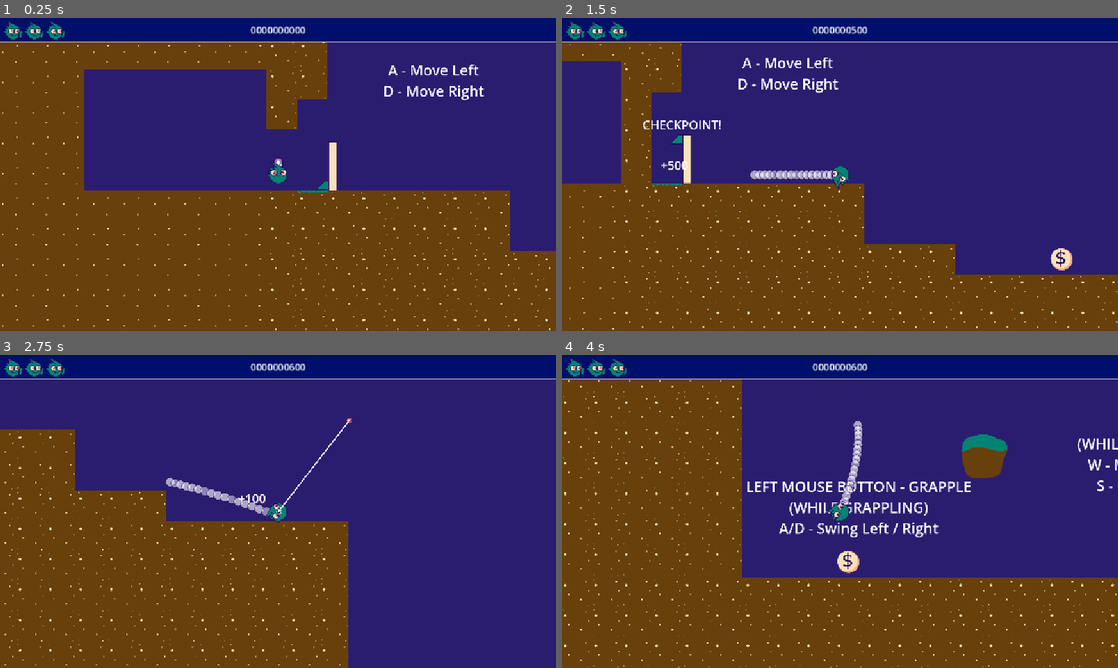
Above: before the commit, frames 1-4 (two rows, left to right).
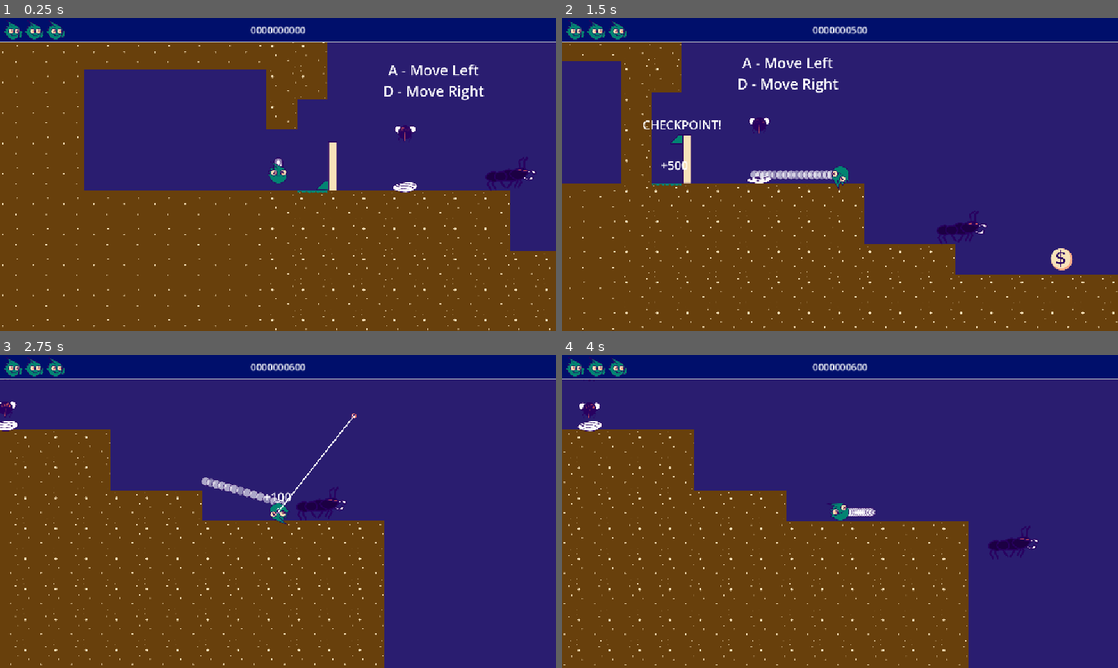
Above: after the commit, the same moments.

Repository: mathew-tran/littleguyjam
Game: Godot game, scene res://Scenes/Main.tscn
The game is run twice, just before and just after one commit, with the same random seed, the same clock (stepped at 60 frames per second) and the same inputs. Sound files missing from this copy of the repository are replaced by a short silence.
Inputs (mouse positions are in pixels of both pictures, inside the frame that each line leads up to):
- Up to frame 1 (0.25 s): no input
- Up to frame 2 (1.5 s): move the mouse to (962, 158) at 0.52 s; press the mouse at (962, 158) at 0.53 s; hold D (MoveRight) 0.53-1.28 s; right-click (962, 158) at 0.8 s; move the mouse to (728, 190) at 1.27 s; release the mouse at (728, 190) at 1.28 s; hold S (Down) from 1.28 s (still down); right-click (728, 190) at 1.35 s
- Up to frame 3 (2.75 s): click (166, 527) at 1.55 s; move the mouse to (333, 442) at 2.02 s; release S (Down) at 2.03 s; press the mouse at (333, 442) at 2.03 s; hold D (MoveRight) from 2.03 s (still down); right-click (333, 442) at 2.3 s
- Up to frame 4 (4 s): move the mouse to (812, 574) at 2.77 s; release D (MoveRight) at 2.78 s; release the mouse at (812, 574) at 2.78 s; hold W (Up) 2.78-3.53 s; tap Space (Pop) at 2.85 s; click (812, 574) at 3.05 s; move the mouse to (1006, 558) at 3.52 s; hold A (MoveLeft) from 3.53 s (still down); right-click (1006, 558) at 3.6 s

The runs differ from the first frame. In frame 1, 0.6% of the frame differs, in the area x 70-97%, y 34-56%; in frame 2, 0.5%; in frame 3, 7.8%; in frame 4, 27%, in the area x 0-100%, y 7-100%.

Commit message:
be able to shoot flies

Diff:
--- /dev/null
+++ b/Prefab/Ball.tscn
@@ -0,0 +1,19 @@
+[gd_scene load_steps=4 format=3 uid="uid://bo0kbil5q23om"]
+
+[ext_resource type="Texture2D" uid="uid://mqpuakbl5i6j" path="res://Art/Pickups/FlyBall.png" id="1_nx0a0"]
+[ext_resource type="Script" uid="uid://deyeoggv8n3ui" path="res://Scripts/Ball.gd" id="2_jdevh"]
+
+[sub_resource type="CircleShape2D" id="CircleShape2D_jdevh"]
+radius = 27.0185
+
+[node name="Ball" type="CharacterBody2D"]
+collision_layer = 0
+collision_mask = 0
+motion_mode = 1
+script = ExtResource("2_jdevh")
+
+[node name="Sprite2D" type="Sprite2D" parent="."]
+texture = ExtResource("1_nx0a0")
+
+[node name="CollisionShape2D" type="CollisionShape2D" parent="."]
+shape = SubResource("CircleShape2D_jdevh")
--- /dev/null
+++ b/Prefab/BallHolder.tscn
@@ -0,0 +1,9 @@
+[gd_scene load_steps=2 format=3 uid="uid://dmwlu23w3xidi"]
+
+[ext_resource type="Script" uid="uid://dfv3a7f20ctdf" path="res://Scripts/BallHolder.gd" id="1_sr45i"]
+
+[node name="BallHolder" type="Node2D" groups=["BallHolder"]]
+script = ExtResource("1_sr45i")
+
+[connection signal="child_entered_tree" from="." to="." method="_on_child_entered_tree"]
+[connection signal="child_exiting_tree" from="." to="." method="_on_child_exiting_tree"]
--- a/Prefab/Enemies/Ant.tscn
+++ b/Prefab/Enemies/Ant.tscn
@@ -11,6 +11,7 @@
 size = Vector2(29.5, 47.5)
 
 [node name="Ant" type="CharacterBody2D"]
+collision_layer = 65
 collision_mask = 8
 motion_mode = 1
 platform_on_leave = 2
--- a/Prefab/Enemies/Bird.tscn
+++ b/Prefab/Enemies/Bird.tscn
@@ -10,6 +10,7 @@
 size = Vector2(29.5, 47.5)
 
 [node name="Bird" type="CharacterBody2D"]
+collision_layer = 65
 collision_mask = 8
 motion_mode = 1
 platform_on_leave = 2
--- /dev/null
+++ b/Prefab/ExplodeParticle.tscn
@@ -0,0 +1,18 @@
+[gd_scene load_steps=3 format=3 uid="uid://d4l50b70jj2ul"]
+
+[ext_resource type="Texture2D" uid="uid://ddmwp4rvin4ic" path="res://Art/Particle/BasicParticle.png" id="1_q22jd"]
+[ext_resource type="Script" uid="uid://bwdtwu6vjbddb" path="res://Scripts/ExplodeParticle.gd" id="2_eh3fq"]
+
+[node name="ExplodeParticle" type="CPUParticles2D"]
+amount = 50
+texture = ExtResource("1_q22jd")
+lifetime = 2.0
+speed_scale = 4.0
+explosiveness = 1.0
+spread = 180.0
+gravity = Vector2(0, 0)
+initial_velocity_min = 80.0
+initial_velocity_max = 80.0
+script = ExtResource("2_eh3fq")
+
+[connection signal="finished" from="." to="." method="_on_finished"]
--- /dev/null
+++ b/Prefab/FlyBullet.tscn
@@ -0,0 +1,27 @@
+[gd_scene load_steps=5 format=3 uid="uid://dp1m3dbktvgcj"]
+
+[ext_resource type="Texture2D" uid="uid://dljrcob6aaj2w" path="res://Art/Pickups/SpatOutFly.png" id="1_n7nnv"]
+[ext_resource type="Script" uid="uid://cof5o2ve08r5w" path="res://Scripts/FlyBullet.gd" id="1_trhtd"]
+[ext_resource type="Texture2D" uid="uid://ddmwp4rvin4ic" path="res://Art/Particle/BasicParticle.png" id="2_kdnpa"]
+
+[sub_resource type="CircleShape2D" id="CircleShape2D_trhtd"]
+radius = 14.8661
+
+[node name="Node2D" type="Area2D"]
+collision_layer = 0
+collision_mask = 72
+script = ExtResource("1_trhtd")
+
+[node name="particle" type="CPUParticles2D" parent="."]
+amount = 10
+texture = ExtResource("2_kdnpa")
+lifetime = 0.1
+gravity = Vector2(0, 0)
+
+[node name="Sprite2D" type="Sprite2D" parent="."]
+texture = ExtResource("1_n7nnv")
+
+[node name="CollisionShape2D" type="CollisionShape2D" parent="."]
+shape = SubResource("CircleShape2D_trhtd")
+
+[connection signal="body_entered" from="." to="." method="_on_body_entered"]
--- /dev/null
+++ b/Prefab/FlySpawner.tscn
@@ -0,0 +1,60 @@
+[gd_scene load_steps=6 format=3 uid="uid://cmtsvvo3akckg"]
+
+[ext_resource type="Texture2D" uid="uid://iu41kr7lcfsw" path="res://Art/FlySpawner.png" id="1_u13dl"]
+[ext_resource type="Script" uid="uid://bq0h4ciyi4j5j" path="res://Scripts/FlySpawner.gd" id="1_x6wrl"]
+
+[sub_resource type="Animation" id="Animation_u13dl"]
+resource_name = "anim"
+tracks/0/type = "value"
+tracks/0/imported = false
+tracks/0/enabled = true
+tracks/0/path = NodePath("Sprite2D:scale")
+tracks/0/interp = 1
+tracks/0/loop_wrap = true
+tracks/0/keys = {
+"times": PackedFloat32Array(0, 0.19, 1),
+"transitions": PackedFloat32Array(1, 1, 1),
+"update": 0,
+"values": [Vector2(1, 1), Vector2(1, 0.5), Vector2(1, 1)]
+}
+
+[sub_resource type="Animation" id="Animation_x6wrl"]
+length = 0.001
+tracks/0/type = "value"
+tracks/0/imported = false
+tracks/0/enabled = true
+tracks/0/path = NodePath("Sprite2D:scale")
+tracks/0/interp = 1
+tracks/0/loop_wrap = true
+tracks/0/keys = {
+"times": PackedFloat32Array(0),
+"transitions": PackedFloat32Array(1),
+"update": 0,
+"values": [Vector2(1, 1)]
+}
+
+[sub_resource type="AnimationLibrary" id="AnimationLibrary_0dw32"]
+_data = {
+&"RESET": SubResource("Animation_x6wrl"),
+&"anim": SubResource("Animation_u13dl")
+}
+
+[node name="FlySpawner" type="Node2D"]
+script = ExtResource("1_x6wrl")
+
+[node name="SpawnPosition" type="Node2D" parent="."]
+position = Vector2(-1, -64)
+
+[node name="Sprite2D" type="Sprite2D" parent="."]
+texture = ExtResource("1_u13dl")
+
+[node name="AnimationPlayer" type="AnimationPlayer" parent="."]
+libraries = {
+&"": SubResource("AnimationLibrary_0dw32")
+}
+
+[node name="Timer" type="Timer" parent="."]
+autostart = true
+
+[connection signal="animation_finished" from="AnimationPlayer" to="." method="_on_animation_player_animation_finished"]
+[connection signal="timeout" from="Timer" to="." method="_on_timer_timeout"]
--- /dev/null
+++ b/Prefab/Pickup/FlyPickup.tscn
@@ -0,0 +1,62 @@
+[gd_scene load_steps=7 format=3 uid="uid://ifnxdhrg3j8r"]
+
+[ext_resource type="Script" uid="uid://cl4euuq3p1hhl" path="res://Scripts/Pickups/FlyPickup.gd" id="1_8c3vw"]
+[ext_resource type="Texture2D" uid="uid://cyyky3wca1d3o" path="res://Art/Pickups/Fly.png" id="1_mmvr3"]
+
+[sub_resource type="Animation" id="Animation_nu742"]
+resource_name = "anim"
+loop_mode = 1
+tracks/0/type = "value"
+tracks/0/imported = false
+tracks/0/enabled = true
+tracks/0/path = NodePath("Sprite2D:position")
+tracks/0/interp = 1
+tracks/0/loop_wrap = true
+tracks/0/keys = {
+"times": PackedFloat32Array(0, 0.51, 1),
+"transitions": PackedFloat32Array(1, 1, 1),
+"update": 0,
+"values": [Vector2(0, 0), Vector2(1, -8), Vector2(0, 0)]
+}
+
+[sub_resource type="Animation" id="Animation_u31hs"]
+length = 0.001
+tracks/0/type = "value"
+tracks/0/imported = false
+tracks/0/enabled = true
+tracks/0/path = NodePath("Sprite2D:position")
+tracks/0/interp = 1
+tracks/0/loop_wrap = true
+tracks/0/keys = {
+"times": PackedFloat32Array(0),
+"transitions": PackedFloat32Array(1),
+"update": 0,
+"values": [Vector2(0, 0)]
+}
+
+[sub_resource type="AnimationLibrary" id="AnimationLibrary_ivhsl"]
+_data = {
+&"RESET": SubResource("Animation_u31hs"),
+&"anim": SubResource("Animation_nu742")
+}
+
+[sub_resource type="CircleShape2D" id="CircleShape2D_8c3vw"]
+radius = 48.3735
+
+[node name="FlyPickup" type="RigidBody2D"]
+collision_layer = 32
+collision_mask = 48
+gravity_scale = 0.0
+script = ExtResource("1_8c3vw")
+
+[node name="Sprite2D" type="Sprite2D" parent="."]
+rotation = 1.5708
+texture = ExtResource("1_mmvr3")
+
+[node name="AnimationPlayer" type="AnimationPlayer" parent="."]
+libraries = {
+&"": SubResource("AnimationLibrary_ivhsl")
+}
+
+[node name="CollisionShape2D" type="CollisionShape2D" parent="."]
+shape = SubResource("CircleShape2D_8c3vw")
--- a/Prefab/Player.tscn
+++ b/Prefab/Player.tscn
@@ -30,6 +30,7 @@
 script = ExtResource("1_x3d5u")
 
 [node name="CPUParticles2D" type="CPUParticles2D" parent="."]
+z_index = -1
 amount = 50
 texture = ExtResource("2_qe6vn")
 lifetime = 0.3
@@ -65,6 +66,7 @@
 shape = SubResource("CircleShape2D_hnvup")
 
 [node name="RayCast2D" type="RayCast2D" parent="."]
+collision_mask = 49
 
 [node name="TongueCooldown" type="Timer" parent="."]
 wait_time = 0.3
--- a/Prefab/TongueEnd.tscn
+++ b/Prefab/TongueEnd.tscn
@@ -12,7 +12,7 @@
 colors = PackedColorArray(1, 1, 1, 1, 1, 1, 1, 0)
 
 [node name="TongueEnd" type="StaticBody2D"]
-collision_layer = 0
+collision_layer = 16
 collision_mask = 0
 script = ExtResource("1_37q28")
 
--- a/Scenes/Levels/Level1.tscn
+++ b/Scenes/Levels/Level1.tscn
@@ -1,6 +1,9 @@
-[gd_scene load_steps=2 format=4 uid="uid://d27x3r18khlcl"]
+[gd_scene load_steps=5 format=4 uid="uid://d27x3r18khlcl"]
 
 [ext_resource type="PackedScene" uid="uid://digkimumsj2um" path="res://Scenes/Levels/LevelBase.tscn" id="1_5jgm0"]
+[ext_resource type="PackedScene" uid="uid://ifnxdhrg3j8r" path="res://Prefab/Pickup/FlyPickup.tscn" id="2_36ke7"]
+[ext_resource type="PackedScene" uid="uid://eygrdveujgmg" path="res://Prefab/Enemies/Ant.tscn" id="3_riv1q"]
+[ext_resource type="PackedScene" uid="uid://cmtsvvo3akckg" path="res://Prefab/FlySpawner.tscn" id="4_xvio3"]
 
 [node name="Node2D" instance=ExtResource("1_5jgm0")]
 
@@ -47,3 +50,12 @@
 S - Move Away"
 horizontal_alignment = 1
 vertical_alignment = 1
+
+[node name="FlyPickup" parent="." index="9" instance=ExtResource("2_36ke7")]
+position = Vector2(573, 146)
+
+[node name="Ant" parent="." index="10" instance=ExtResource("3_riv1q")]
+position = Vector2(941, 208)
+
+[node name="FlySpawner" parent="." index="11" instance=ExtResource("4_xvio3")]
+position = Vector2(573, 364)
--- a/Scenes/Main.tscn
+++ b/Scenes/Main.tscn
@@ -7,6 +7,7 @@
 [ext_resource type="Script" uid="uid://bkeseubo5a3ff" path="res://Scripts/UI/PointsText.gd" id="5_pbw6q"]
 [ext_resource type="PackedScene" uid="uid://2xw7qtin2htg" path="res://Prefab/UI/LifeContainer.tscn" id="6_v1gob"]
 [ext_resource type="PackedScene" uid="uid://claqsl8b1khh4" path="res://Prefab/UI/GameOverPanel.tscn" id="7_jw32o"]
+[ext_resource type="PackedScene" uid="uid://dmwlu23w3xidi" path="res://Prefab/BallHolder.tscn" id="8_50glp"]
 
 [sub_resource type="StyleBoxFlat" id="StyleBoxFlat_v1gob"]
 bg_color = Color(0, 0.0590422, 0.419898, 1)
@@ -20,6 +21,8 @@
 
 [node name="Node2D" parent="LevelSpawner" instance=ExtResource("1_idj7w")]
 position = Vector2(374, -126)
+
+[node name="BallHolder" parent="." instance=ExtResource("8_50glp")]
 
 [node name="Player" parent="." instance=ExtResource("1_r150o")]
 position = Vector2(422, 134)
--- a/Scripts/Autoload/Finder.gd
+++ b/Scripts/Autoload/Finder.gd
@@ -8,3 +8,6 @@
 
 func GetEffectsGroup():
 	return get_tree().get_nodes_in_group("Effects")[0]
+
+func GetBallHolder() -> BallHolder:
+	return get_tree().get_nodes_in_group("BallHolder")[0]
--- /dev/null
+++ b/Scripts/Ball.gd
@@ -0,0 +1,27 @@
+extends CharacterBody2D
+
+var FollowObject : Node2D
+var LastDirection = Vector2.RIGHT
+var Speed = 1000
+var MaxSpeed = 1000000
+
+var MaxDistance = 10000
+func _process(delta: float) -> void:
+	if FollowObject:
+		var followObjectPosition = FollowObject.global_position
+
+		var distance = global_position.distance_to(followObjectPosition)
+		distance = clamp(distance, 0, 10000)
+		var speed = lerp(Speed, MaxSpeed, distance / MaxDistance)
+
+
+
+		velocity *= .8
+
+		if global_position.distance_to(followObjectPosition) > 50:
+			var dir = (followObjectPosition - global_position).normalized()
+			LastDirection = dir
+
+		velocity += LastDirection * speed * delta
+		$Sprite2D.flip_h = velocity.x <= 0
+		move_and_slide()
--- /dev/null
+++ b/Scripts/BallHolder.gd
@@ -0,0 +1,42 @@
+extends Node2D
+
+class_name BallHolder
+
+var BallClass = load("res://Prefab/Ball.tscn")
+
+var MaxBallAmount = 5
+
+func HasReachedCapacity():
+	return get_child_count() >= MaxBallAmount
+
+func _ready() -> void:
+	UpdateBody()
+
+func UpdateBody():
+	await get_tree().create_timer(.1).timeout
+	var balls = get_children()
+	for index in range(0, balls.size()):
+		if index == 0:
+			balls[index].FollowObject = Finder.GetPlayer()
+		else:
+			balls[index].FollowObject = balls[index-1]
+
+
+func _on_child_exiting_tree(node: Node) -> void:
+	UpdateBody()
+
+
+func _on_child_entered_tree(node: Node) -> void:
+	UpdateBody()
+
+func HasBalls():
+	return get_child_count() > 0
+
+func AddBall():
+	var ball = BallClass.instantiate()
+	ball.global_position = Finder.GetPlayer().global_position
+	add_child(ball)
+
+func RemoveBall():
+	if HasBalls():
+		get_child(0).queue_free()
--- a/Scripts/Enemies/Enemy.gd
+++ b/Scripts/Enemies/Enemy.gd
@@ -9,10 +9,12 @@
 
 @export var CurrentState = ENEMY_STATE.MOVE_RIGHT
 @export var MoveSpeed = 200
-
+@export var PointAmount = 200
 @export var Gravity = 0
 
 @onready var Raycast = $CollisionShape2D/TextureRect/RayCast2D
+
+@export var Health = 1
 
 func _physics_process(delta: float) -> void:
 	if Raycast.get_collider():
@@ -38,6 +40,12 @@
 				CurrentState = ENEMY_STATE.MOVE_LEFT
 				$CollisionShape2D/TextureRect.scale = Vector2(-1, 1)
 
+func TakeDamage():
+	Health -= 1
+	if Health <= 0:
+		Finder.GetGame().AddPoints(PointAmount)
+		queue_free()
+
 func _on_area_2d_body_entered(body: Node2D) -> void:
 	if body is Player:
 		body.TakeDamage()
--- /dev/null
+++ b/Scripts/ExplodeParticle.gd
@@ -0,0 +1,13 @@
+extends CPUParticles2D
+
+func _enter_tree() -> void:
+	one_shot = false
+	emitting = false
+
+func _ready() -> void:
+	one_shot = true
+	emitting = true
+
+
+func _on_finished() -> void:
+	queue_free()
--- /dev/null
+++ b/Scripts/FlyBullet.gd
@@ -0,0 +1,29 @@
+extends Area2D
+
+var Direction = Vector2.ZERO
+var Speed = 3000
+
+var bCanDie = false
+
+func _ready() -> void:
+	await get_tree().create_timer(.01).timeout
+	bCanDie = true
+	rotation = Direction.angle()
+func _process(delta: float) -> void:
+	global_position += Direction * Speed * delta
+
+
+func _on_body_entered(body: Node2D) -> void:
+	if bCanDie == false:
+		return
+	Jukebox.PlaySFX(load("res://Audio/SFX/ant-1.wav"), global_position)
+	var explodeParticle = load("res://Prefab/ExplodeParticle.tscn")
+	var instance = explodeParticle.instantiate()
+	instance.global_position = global_position
+	Finder.GetEffectsGroup().add_child(instance)
+	force_update_transform()
+	var bodies = get_overlapping_bodies()
+	for subbody in bodies:
+		if subbody is Enemy:
+			subbody.TakeDamage()
+	queue_free()
--- /dev/null
+++ b/Scripts/FlySpawner.gd
@@ -0,0 +1,20 @@
+extends Node2D
+
+@onready var FlyClass = preload("res://Prefab/Pickup/FlyPickup.tscn")
+
+func _on_timer_timeout() -> void:
+	if Finder.GetBallHolder().HasReachedCapacity():
+		return
+
+	if Finder.GetPlayer().global_position.distance_to(global_position) > 300:
+		return
+	$Timer.stop()
+	$AnimationPlayer.play("anim")
+
+
+func _on_animation_player_animation_finished(anim_name: StringName) -> void:
+	var instance = FlyClass.instantiate()
+
+	add_child(instance)
+	instance.global_position = $SpawnPosition.global_position
+	$Timer.start()
--- a/Scripts/LevelBase.gd
+++ b/Scripts/LevelBase.gd
@@ -19,8 +19,6 @@
 	for tilePos in $EntryDoor.GetDrawTilePositions():
 		var localPos = $TileMapLayer.to_local(tilePos)
 		var coords = $TileMapLayer.local_to_map(localPos)
-		print(localPos)
-		print(coords)
 		var cellData = $TileMapLayer.get_cell_atlas_coords(coords)
 		$TileMapLayer.set_cell(coords, 0, Vector2i(0,0), 0)
 		$TileMapLayer.queue_redraw()
--- /dev/null
+++ b/Scripts/Pickups/FlyPickup.gd
@@ -0,0 +1,24 @@
+extends RigidBody2D
+
+class_name FlyPickup
+
+func _ready() -> void:
+	$AnimationPlayer.play("anim")
+
+
+
+
+func Pickup():
+	$CollisionShape2D.queue_free()
+	await get_tree().process_frame
+
+	var tween = get_tree().create_tween()
+
+	Finder.GetPlayer().RevertTongue()
+	tween.tween_property(self, "global_position", Finder.GetPlayer().global_position, .2)
+	await get_tree().create_timer(.1).timeout
+	$Sprite2D.texture = load("res://Art/Pickups/FlyBall.png")
+
+	await tween.finished
+	Finder.GetBallHolder().AddBall()
+	queue_free()
--- a/Scripts/Player.gd
+++ b/Scripts/Player.gd
@@ -7,6 +7,7 @@
 var MoveSpeed = 800
 var MaxLength = 500
 @onready var TongueEndClass = preload("res://Prefab/TongueEnd.tscn")
+@onready var BulletClass = preload("res://Prefab/FlyBullet.tscn")
 var TongueEndRef = null
 
 var bCanMove = true
@@ -63,6 +64,13 @@
 	else:
 		$ProgressBar.visible = false
 
+	if Input.is_action_just_pressed("Shoot"):
+		if Finder.GetBallHolder().HasBalls():
+			Finder.GetBallHolder().RemoveBall()
+			var instance = BulletClass.instantiate()
+			instance.global_position = global_position
+			instance.Direction = (get_global_mouse_position() - global_position).normalized()
+			Finder.GetEffectsGroup().add_child(instance)
 	if Input.is_action_pressed("Click") and CanUseTongue() and HasTongue() == false:
 		$TongueCooldown.start()
 		$AudioStreamPlayer2D.play()
@@ -79,6 +87,7 @@
 
 		ChangeMouth(true)
 		if $RayCast2D.is_colliding():
+
 			TongueEndRef.global_position = $RayCast2D.get_collision_point()
 			TongueEndRef.get_node("PinJoint2D").node_b = get_path()
 			get_parent().add_child(TongueEndRef)
@@ -86,6 +95,10 @@
 			angular_velocity = 0
 			$RayCast2D.enabled = false
 			TongueEndRef.EmitParticle()
+
+			if $RayCast2D.get_collider() is FlyPickup:
+				await $RayCast2D.get_collider().Pickup()
+				return
 		else:
 			TongueEndRef.global_position = to_global($RayCast2D.target_position)
 			get_parent().add_child(TongueEndRef)
--- a/Scripts/TongueEnd.gd
+++ b/Scripts/TongueEnd.gd
@@ -1,4 +1,6 @@
 extends StaticBody2D
+
+class_name TongueEnd
 
 var OwnerObject = null
 
--- a/project.godot
+++ b/project.godot
@@ -59,12 +59,20 @@
 "events": [Object(InputEventKey,"resource_local_to_scene":false,"resource_name":"","device":-1,"window_id":0,"alt_press …(191 unchanged characters)…
 ]
 }
+Shoot={
+"deadzone": 0.2,
+"events": [Object(InputEventMouseButton,"resource_local_to_scene":false,"resource_name":"","device":-1,"window_id":0,"alt_pressed":false,"shift_pressed":false,"ctrl_pressed":false,"meta_pressed":false,"button_mask":0,"position":Vector2(0, 0),"global_position":Vector2(0, 0),"factor":1.0,"button_index":2,"canceled":false,"pressed":false,"double_click":false,"script":null)
+]
+}
 
 [layer_names]
 
 2d_physics/layer_2="SPIKE"
 2d_physics/layer_3="COINS"
 2d_physics/layer_4="TERRAIN"
+2d_physics/layer_5="TONGUE"
+2d_physics/layer_6="PICKUP"
+2d_physics/layer_7="ENEMIES"
 
 [physics]
 
Binary file added: Art/Art/Pickups/FlyBall.png
Not shown, added: Art/Art/Pickups/FlyBall.png.import
Binary file added: Art/FlySpawner.png
Not shown, added: Art/FlySpawner.png.import
Binary file added: Art/Pickups/Fly.png
Not shown, added: Art/Pickups/Fly.png.import
Binary file added: Art/Pickups/FlyBall.png
Not shown, added: Art/Pickups/FlyBall.png.import
Binary file added: Art/Pickups/SpatOutFly.png
Not shown, added: Art/Pickups/SpatOutFly.png.import
Not shown: 1 places in Scenes/Main.tscn that only renumber resources
Not shown, added: Scripts/Ball.gd.uid
(and 6 more such lines)
